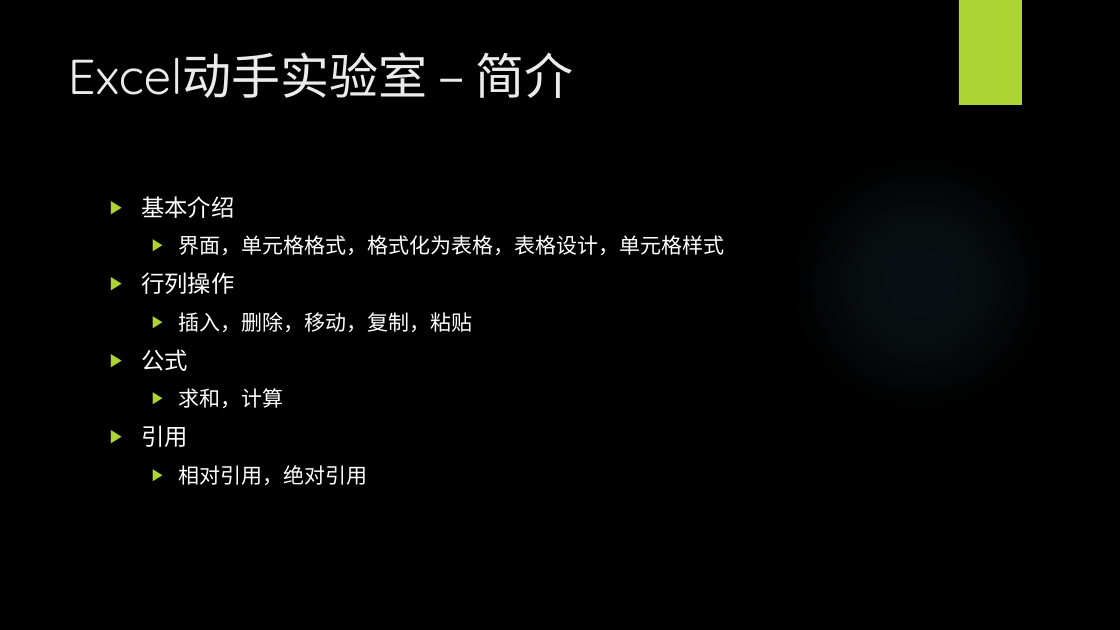
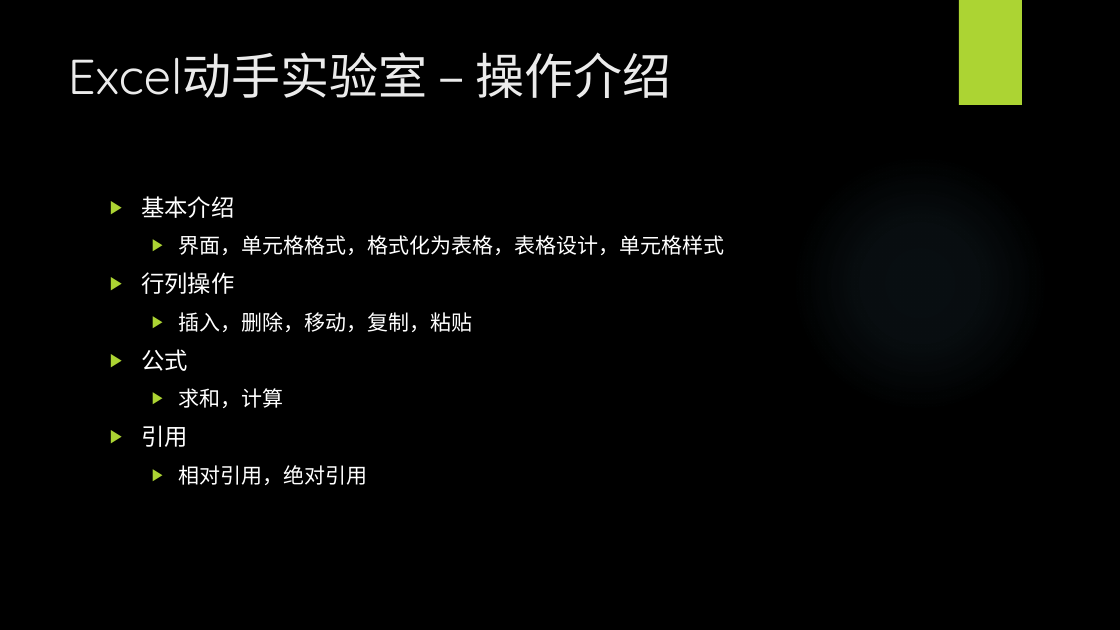
Before and after one commit to BigEgg/OfficeTraining, a slide deck: slide 3 of Excel动手实验室.pptx (slide 2 before the commit). Drawn at 1120x630 pixels with LibreOffice and Linux fonts; fonts in the diff are those of the drawing; background and template pictures are left out. Boxes give left, top, right and bottom in pixels: in the first picture for what was removed or moved away, otherwise in the second. Text is boxed around its words. In the diff, an @@ line names an element or a change of style, - is before the commit and + after.

```diff
--- a/Excel动手实验室.pptx
+++ b/Excel动手实验室.pptx
@@ title at (68,52,672,98): text changed @@
-Excel动手实验室 – 简介
+Excel动手实验室 – 操作介绍
```
Also in this commit, not shown: 1 slide added, 1 other file.
